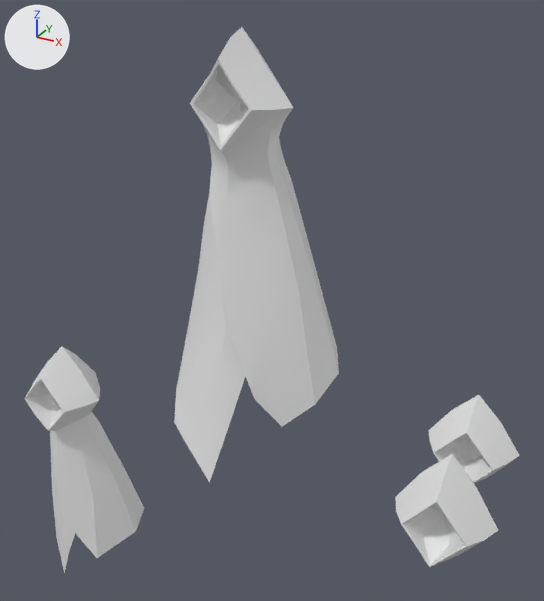
Two versions of the Blender file Assets/human2.blend, one commit apart.
Camera for both pictures: a 50 mm camera at (9.9, -16.6, 13.4) aimed at (-0.4, 2.3, 4.0). Every picture has the same lights, and +X, +Y and +Z are marked at upper left.
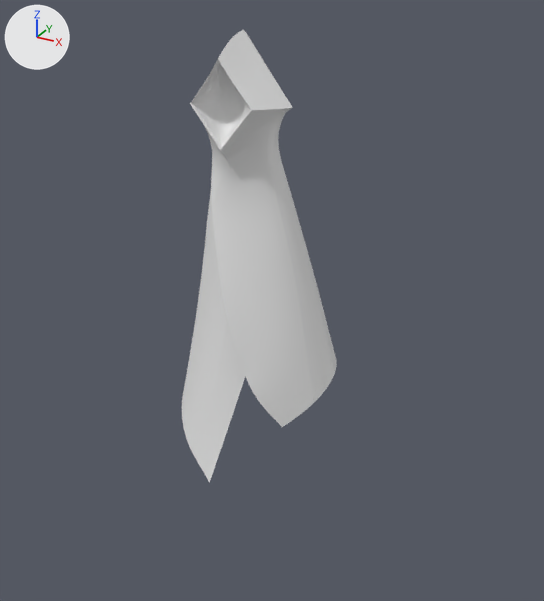
Where the change shows, as pixel boxes (x1, y1, x2, y2) in the pictures (544 x 601 px; the box of a moved part takes in the faces that stretch with it):
'Plane', reshaped, modifiers changed (6% narrower): before (174, 27, 339, 483); after (182, 30, 337, 483)
'Plane.003', deleted: before (25, 347, 144, 573)
'Plane.004', deleted: before (395, 454, 499, 567)
'Plane.001', deleted: before (428, 395, 520, 483)
part 1 of me_plane, moved or reshaped: before (174, 27, 339, 475); after (182, 30, 335, 475)

Patch to the scene script:
```diff
--- a/Assets/human2.blend.py
+++ b/Assets/human2.blend.py
@@ me_plane @@
 # used by ob_plane; location = (0.0, 0.0, 0.0)
-me_plane.from_pydata(...)  # 159 vertices, 170 faces; spans x -2.53..2.77, y -2.17..2.53, z 0.2..12.15
+me_plane.from_pydata(...)  # 155 vertices, 161 faces; spans x -2.53..2.77, y -2.17..2.53, z 0.2..12.09
+# me_plane part 1
+# 26 vertices are removed from x -1.19..1.62, y -1.7..0.65, z 2.81..10.42
+# 69 faces are deleted
+# 41 vertices move from x -2.34..2.51, y -1.77..1.32, z 0.87..12.15 to x -2.12..2.52, y -1.96..1.33, z 0.57..12.09
+# 22 vertices are added at x -1.12..1.66, y -1.63..0.78, z 2.88..10.42
+# 60 new faces join them
@@ ob_plane_004 @@
-ob_plane_004 = bpy.data.objects.new('Plane.004', me_plane_004)
-ob_plane_004.location = (6.15, 0.0, 0.0)
@@ ob_plane_003 @@
-ob_plane_003 = bpy.data.objects.new('Plane.003', me_plane_003)
-ob_plane_003.location = (-7.29, 0.0, 0.0)
@@ ob_plane_001 @@
-ob_plane_001 = bpy.data.objects.new('Plane.001', me_plane_001)
-ob_plane_001.location = (5.91, 3.65, 0.0)
-_m = ob_plane_001.modifiers.new('Cast', 'CAST')
-_m.factor = 0.3
@@ ob_plane @@
 ob_plane.location = (0.0, 0.0, 0.0)
+_m = ob_plane.modifiers.new('Subsurf', 'SUBSURF')
```
